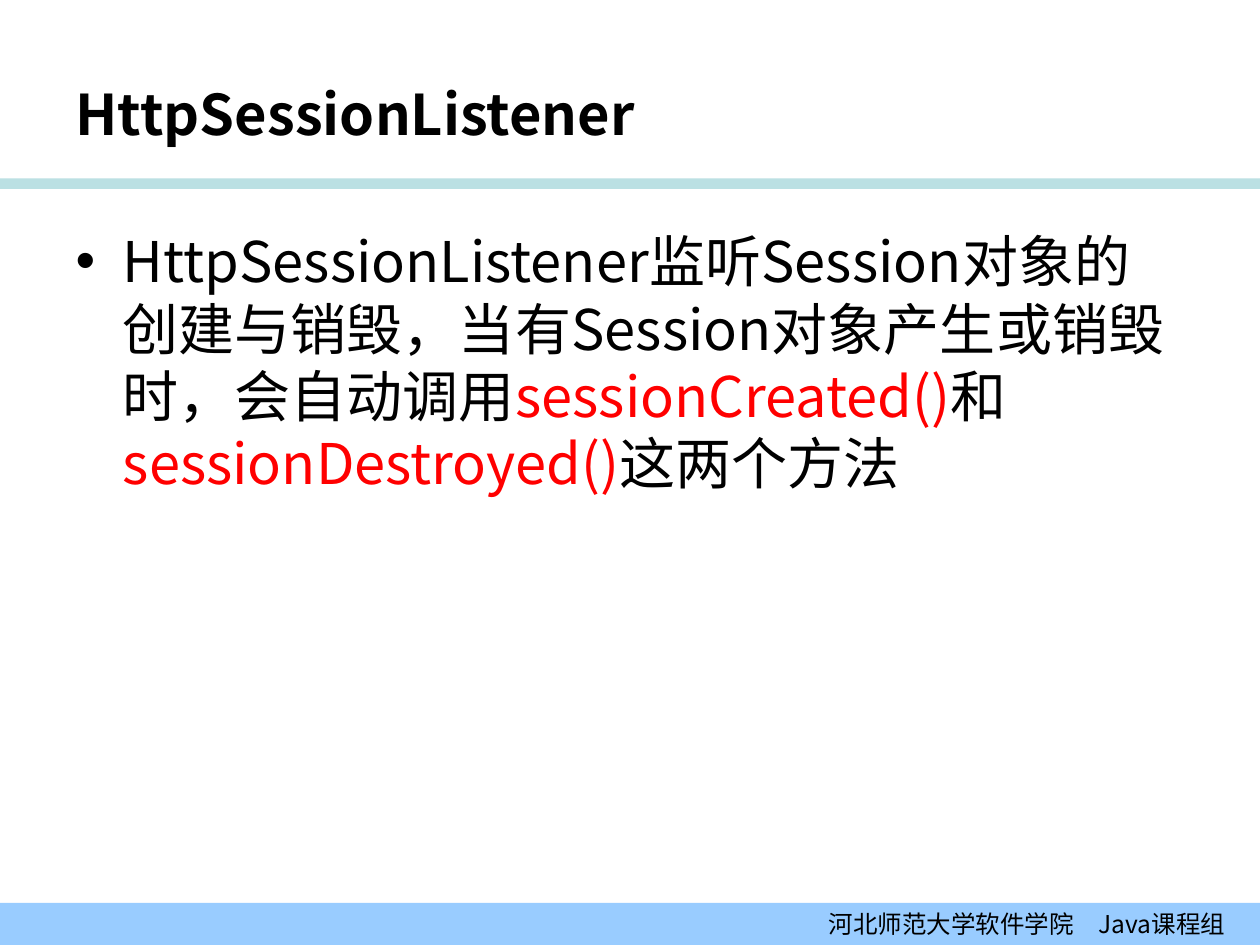
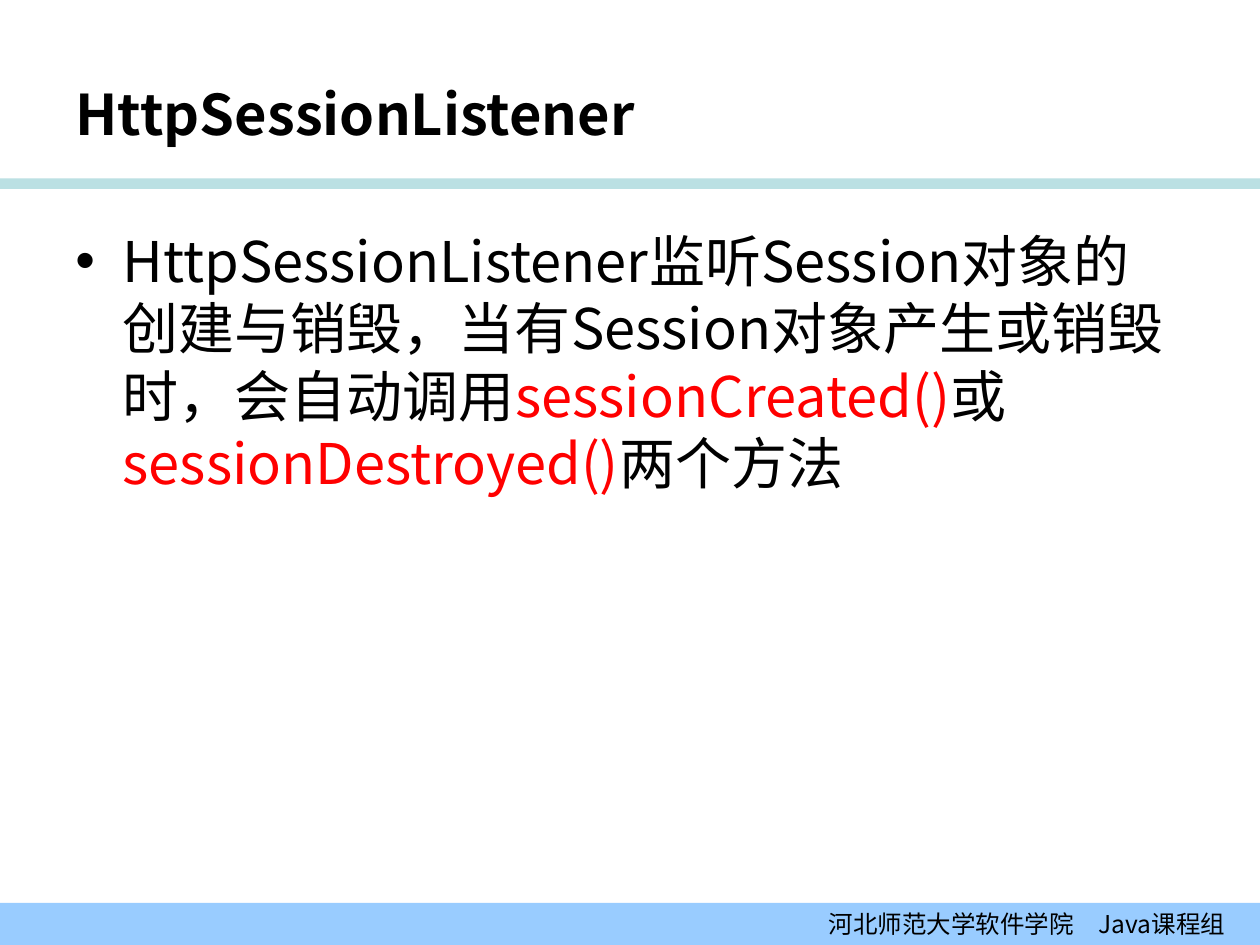
Before and after one commit to edu2act/course-JavaEE, a slide deck: slide 15 of 课程PPT/02-02_监听器.ppt. Drawn at 1260x945 pixels with LibreOffice and Linux fonts; fonts in the diff are those of the drawing; background and template pictures are left out. Boxes give left, top, right and bottom in pixels: in the first picture for what was removed or moved away, otherwise in the second. Text is boxed around its words. In the diff, an @@ line names an element or a change of style, - is before the commit and + after.

```diff
--- a/课程PPT/02-02_监听器.ppt
+++ b/课程PPT/02-02_监听器.ppt
@@ text at (x1=123, y1=293, x2=1164, y2=497): text changed @@
-• HttpSessionListener监听Session对象的创建与销毁，当有Session对象产生或销毁时，会自动调用sessionCreated()和sessionDestroyed()这两个方法
+• HttpSessionListener监听Session对象的创建与销毁，当有Session对象产生或销毁时，会自动调用sessionCreated()或sessionDestroyed()两个方法
```
Also in this commit, not shown: 11 other slides changed, 1 slide added, 1 slide removed, 23 other files.
